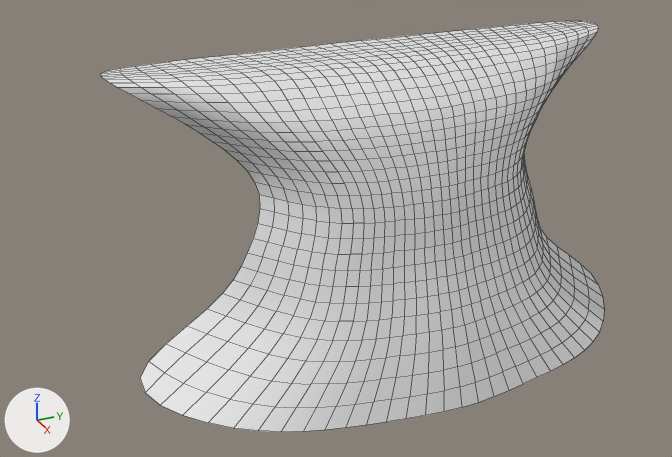
A saved change to the Blender file Who_Am_I/Assets/_PJO/Resources/WaterFallBottom.blend.
Both versions are drawn from a 50 mm camera at (41.1, -26.3, 33.1) aimed at (-7.8, -4.4, 8.7). The axes (+X, +Y, +Z) are drawn at lower left. The lights are the same throughout. Mesh edges are drawn as thin lines.
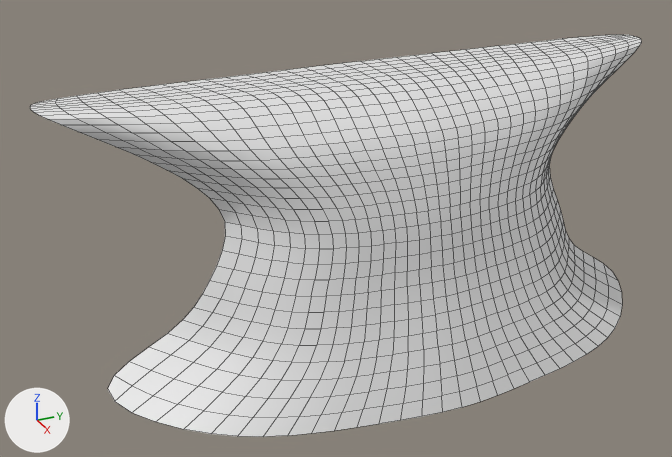
Where the change shows, as pixel boxes (x1, y1, x2, y2) in the pictures (672 x 457 px):
```json
{"object": "Plane", "change": "reshaped", "before": [101, 21, 604, 432], "after": [30, 35, 641, 437], "on screen": "21% wider"}
```

The change, as JSON lines over the scene's bpy script:
```json
{"block": "me_plane", "where": "# used by ob_plane; location = (0.0, 0.0, 0.0)"}
{"op": "remove", "block": "me_plane", "code": "me_plane.from_pydata(...)  # 81 vertices, 64 faces; spans x -13.5..1.5, y -19.4..19.4, z -0.3..19.0"}
{"op": "add", "block": "me_plane", "code": "me_plane.from_pydata(...)  # 81 vertices, 64 faces; spans x -13.5..1.5, y -21.4..21.4, z -0.3..17.6"}
{"block": "me_plane", "change": "me_plane part 1: 80 of 81 vertices moved; they spanned x -13.5..0.7, y -19.4..19.4, z -0.3..19.0 and now span x -13.5..0.7, y -21.4..21.4, z -0.3..17.6; mean shift (0.0, 0.0, -1.2); largest move (-10.3, -17.2, 19.0) -> (-10.3, -21.3, 17.6)"}
```
